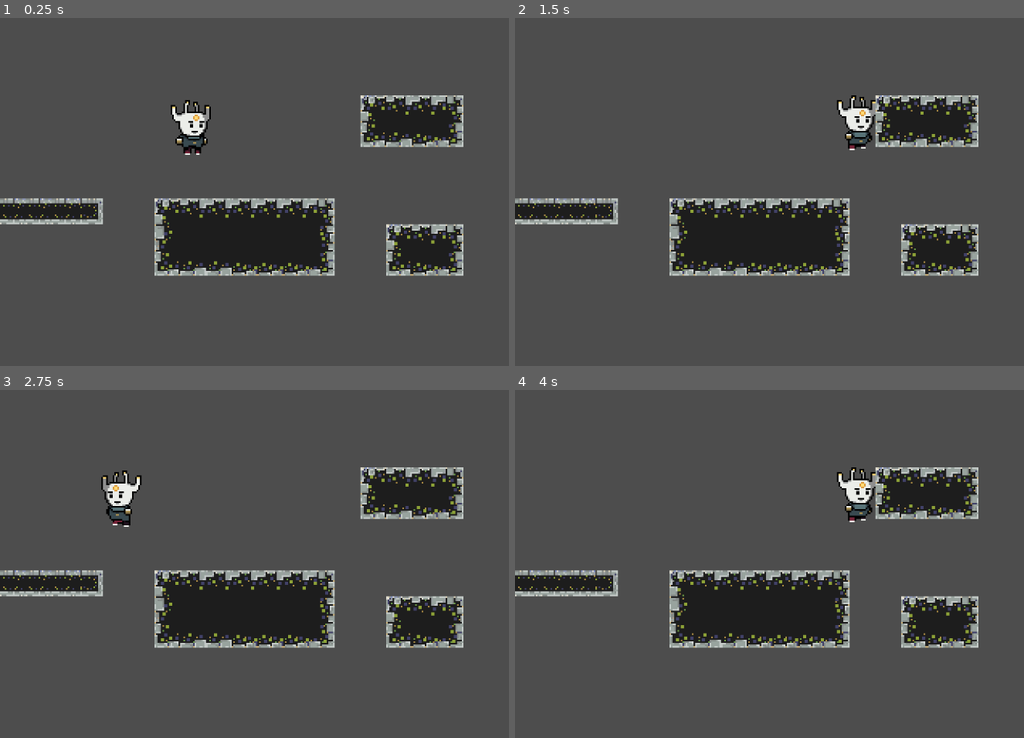
Above: before the commit, frames 1-4 (two rows, left to right).
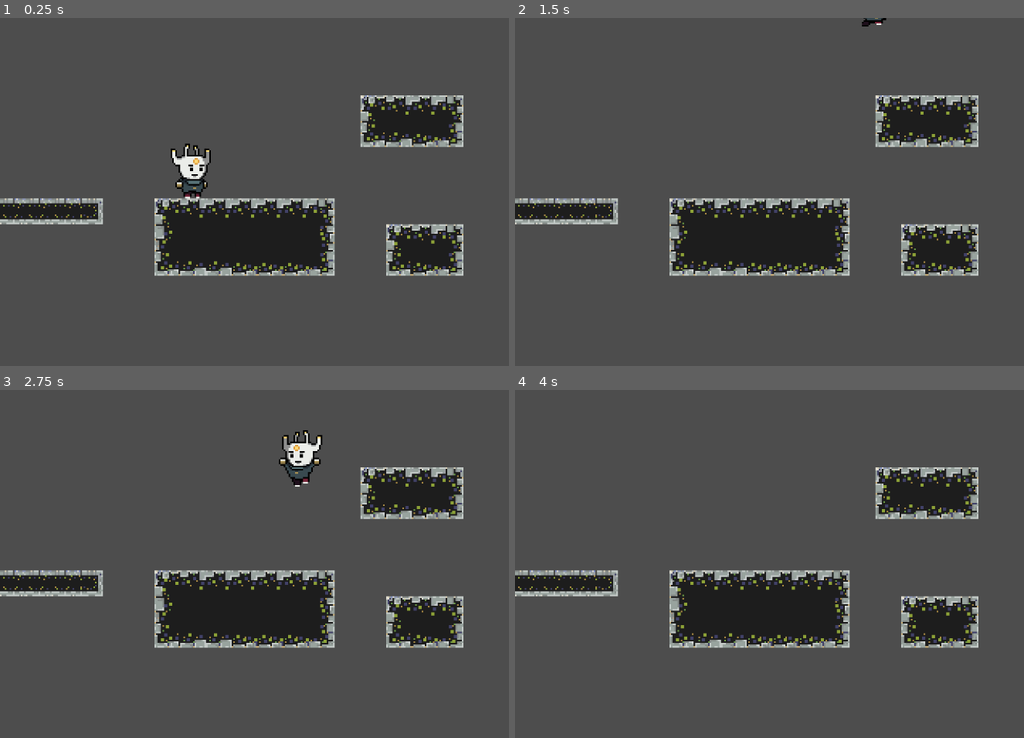
Above: after the commit, the same moments.

Repository: vazzda/gdt_L5_Metroidvania
Game: Godot game, scene res://Scenes/main_scene.tscn
Same seed, same stepped clock (60 frames per second), same inputs: the game is played once before the commit and once after it.
Inputs:
- Up to frame 1 (0.25 s): no input
- Up to frame 2 (1.5 s): hold Right (ui_right) from 0.53 s (still down); tap Space (ui_sword, bound only after the commit) at 0.6 s; tap Up (ui_jump, bound only after the commit) at 0.77, 0.8, 1.07, 1.35 s
- Up to frame 3 (2.75 s): tap Up (ui_jump, bound only after the commit) at 1.52, 1.82, 2.3 s; tap Space (ui_sword, bound only after the commit) at 1.55, 2.1 s; release Right (ui_right) at 2.03 s; hold Left (ui_left) from 2.03 s (still down)
- Up to frame 4 (4 s): release Left (ui_left) at 2.78 s; hold Right (ui_right) from 2.78 s (still down); tap Space (ui_sword, bound only after the commit) at 2.85 s; tap Up (ui_jump, bound only after the commit) at 3.02, 3.32, 3.6, 3.77 s

The runs differ from the first frame. In frame 1, 1.4% of the frame differs, in the area x 33-42%, y 23-52%; in frame 2, 0.8%; in frame 3, 1.4%, in the area x 19-64%, y 11-40%; in frame 4, 0.7%.

Commit message:
moving, jumping, swording, as in lecture (bad code)

Diff:
--- a/Scenes/Player/player.tscn
+++ b/Scenes/Player/player.tscn
@@ -84,6 +84,18 @@
 "update": 1,
 "values": [1]
 }
+tracks/1/type = "value"
+tracks/1/imported = false
+tracks/1/enabled = true
+tracks/1/path = NodePath("Sword/CollisionShape2D:disabled")
+tracks/1/interp = 1
+tracks/1/loop_wrap = true
+tracks/1/keys = {
+"times": PackedFloat32Array(0),
+"transitions": PackedFloat32Array(1),
+"update": 1,
+"values": [false]
+}
 
 [sub_resource type="Animation" id="Animation_0006c"]
 resource_name = "Sword"
@@ -99,6 +111,18 @@
 "transitions": PackedFloat32Array(1, 1, 1, 1),
 "update": 1,
 "values": [14, 15, 16, 17]
+}
+tracks/1/type = "value"
+tracks/1/imported = false
+tracks/1/enabled = true
+tracks/1/path = NodePath("Sword/CollisionShape2D:disabled")
+tracks/1/interp = 1
+tracks/1/loop_wrap = true
+tracks/1/keys = {
+"times": PackedFloat32Array(0, 0.1, 0.2, 0.3),
+"transitions": PackedFloat32Array(1, 1, 1, 1),
+"update": 1,
+"values": [true, false, false, true]
 }
 
 [sub_resource type="Animation" id="Animation_1n2hf"]
@@ -129,6 +153,9 @@
 "Walk": SubResource("Animation_1n2hf")
 }
 
+[sub_resource type="RectangleShape2D" id="RectangleShape2D_g1mcn"]
+size = Vector2(19, 38)
+
 [node name="Player" type="CharacterBody2D"]
 script = ExtResource("1_uww6a")
 
@@ -146,3 +173,10 @@
 libraries = {
 "": SubResource("AnimationLibrary_vvkgy")
 }
+
+[node name="Sword" type="Area2D" parent="."]
+position = Vector2(25, 0)
+
+[node name="CollisionShape2D" type="CollisionShape2D" parent="Sword"]
+shape = SubResource("RectangleShape2D_g1mcn")
+debug_color = Color(1, 0, 0, 0.419608)
--- a/Scripts/player.gd
+++ b/Scripts/player.gd
@@ -1,17 +1,36 @@
 extends CharacterBody2D
+
+enum PlayerStates {MOVE, SWORD}
+var CurrentState = PlayerStates.MOVE
 
 var SPEED = 200.0
 var VELOCITY_CLAMNP = 100.0
+var GRAVITY = 20
+var JUMP = 400
+var JUMP_IN_AIR_LIMIT = 2
 
+var jump_in_air_counter = 0
+
+func _ready():
+	$Sword/CollisionShape2D.disabled = true
+	$anim.connect("animation_finished", _onAnimationFinised)
 
 func _physics_process(delta):
-	Move(delta)
+#	Move(delta)
+
+	match CurrentState:
+		PlayerStates.MOVE:
+			Move(delta)
+		PlayerStates.SWORD:
+			Sword()
+
+	velocity.y += GRAVITY
 	move_and_slide()
 
 
 func Move(delta):
-	var movement = Input.get_action_strength("ui_right") - \
-			Input.get_action_strength("ui_left")
+	var movement = Input.get_action_strength("ui_move_right") - \
+			Input.get_action_strength("ui_move_left")
 
 	if movement != 0:
 		if movement > 0.0:
@@ -19,12 +38,47 @@
 			velocity.x = clamp(SPEED, VELOCITY_CLAMNP, SPEED)
 			$Sprite2D.flip_h = false
 			$anim.play("Walk")
+			$Sword/CollisionShape2D.position = Vector2(0, 0)
 		if movement < 0.0:
 			velocity.x -= SPEED * delta
 			velocity.x = clamp(SPEED, -VELOCITY_CLAMNP, -SPEED)
 			$Sprite2D.flip_h = true
 			$anim.play("Walk")
+			$Sword/CollisionShape2D.position = Vector2(-50, 0)
 
 	if movement == 0.0:
 		velocity.x = 0.0
 		$anim.play("Idle")
+
+	if Input.is_action_just_pressed("ui_jump") && is_on_floor():
+		Jump()
+	if Input.is_action_just_pressed("ui_jump") && !is_on_floor():
+		if jump_in_air_counter < JUMP_IN_AIR_LIMIT:
+			Jump()
+			jump_in_air_counter += 1
+	if is_on_floor() && jump_in_air_counter != 0:
+		jump_in_air_counter = 0
+
+	if !is_on_floor():
+		$anim.play("Jump")
+	if !is_on_floor() && velocity.y > 10:
+		$anim.play("Fall")
+
+	if Input.is_action_just_pressed("ui_sword"):
+		CurrentState = PlayerStates.SWORD
+		velocity.x = movement
+
+
+func Jump():
+	velocity.y = -JUMP
+
+func Sword():
+	$anim.play("Sword")
+
+
+func _onAnimationFinised(name: String):
+	if name == "Sword":
+		_resetPlayerState()
+
+func _resetPlayerState():
+	CurrentState = PlayerStates.MOVE
--- a/project.godot
+++ b/project.godot
@@ -19,6 +19,32 @@
 
 window/stretch/mode="viewport"
 
+[input]
+
+ui_jump={
+"deadzone": 0.5,
+"events": [Object(InputEventKey,"resource_local_to_scene":false,"resource_name":"","device":-1,"window_id":0,"alt_pressed":false,"shift_pressed":false,"ctrl_pressed":false,"meta_pressed":false,"pressed":false,"keycode":0,"physical_keycode":4194320,"key_label":0,"unicode":0,"echo":false,"script":null)
+, Object(InputEventKey,"resource_local_to_scene":false,"resource_name":"","device":-1,"window_id":0,"alt_pressed":false,"shift_pressed":false,"ctrl_pressed":false,"meta_pressed":false,"pressed":false,"keycode":0,"physical_keycode":87,"key_label":0,"unicode":119,"echo":false,"script":null)
+]
+}
+ui_move_right={
+"deadzone": 0.5,
+"events": [Object(InputEventKey,"resource_local_to_scene":false,"resource_name":"","device":-1,"window_id":0,"alt_pressed":false,"shift_pressed":false,"ctrl_pressed":false,"meta_pressed":false,"pressed":false,"keycode":0,"physical_keycode":4194321,"key_label":0,"unicode":0,"echo":false,"script":null)
+, Object(InputEventKey,"resource_local_to_scene":false,"resource_name":"","device":-1,"window_id":0,"alt_pressed":false,"shift_pressed":false,"ctrl_pressed":false,"meta_pressed":false,"pressed":false,"keycode":0,"physical_keycode":68,"key_label":0,"unicode":100,"echo":false,"script":null)
+]
+}
+ui_move_left={
+"deadzone": 0.5,
+"events": [Object(InputEventKey,"resource_local_to_scene":false,"resource_name":"","device":-1,"window_id":0,"alt_pressed":false,"shift_pressed":false,"ctrl_pressed":false,"meta_pressed":false,"pressed":false,"keycode":0,"physical_keycode":4194319,"key_label":0,"unicode":0,"echo":false,"script":null)
+, Object(InputEventKey,"resource_local_to_scene":false,"resource_name":"","device":-1,"window_id":0,"alt_pressed":false,"shift_pressed":false,"ctrl_pressed":false,"meta_pressed":false,"pressed":false,"keycode":0,"physical_keycode":65,"key_label":0,"unicode":97,"echo":false,"script":null)
+]
+}
+ui_sword={
+"deadzone": 0.5,
+"events": [Object(InputEventKey,"resource_local_to_scene":false,"resource_name":"","device":-1,"window_id":0,"alt_pressed":false,"shift_pressed":false,"ctrl_pressed":false,"meta_pressed":false,"pressed":false,"keycode":0,"physical_keycode":32,"key_label":0,"unicode":32,"echo":false,"script":null)
+]
+}
+
 [rendering]
 
 textures/canvas_textures/default_texture_filter=0
Not shown: 1 places in Scenes/Player/player.tscn that only renumber resources
